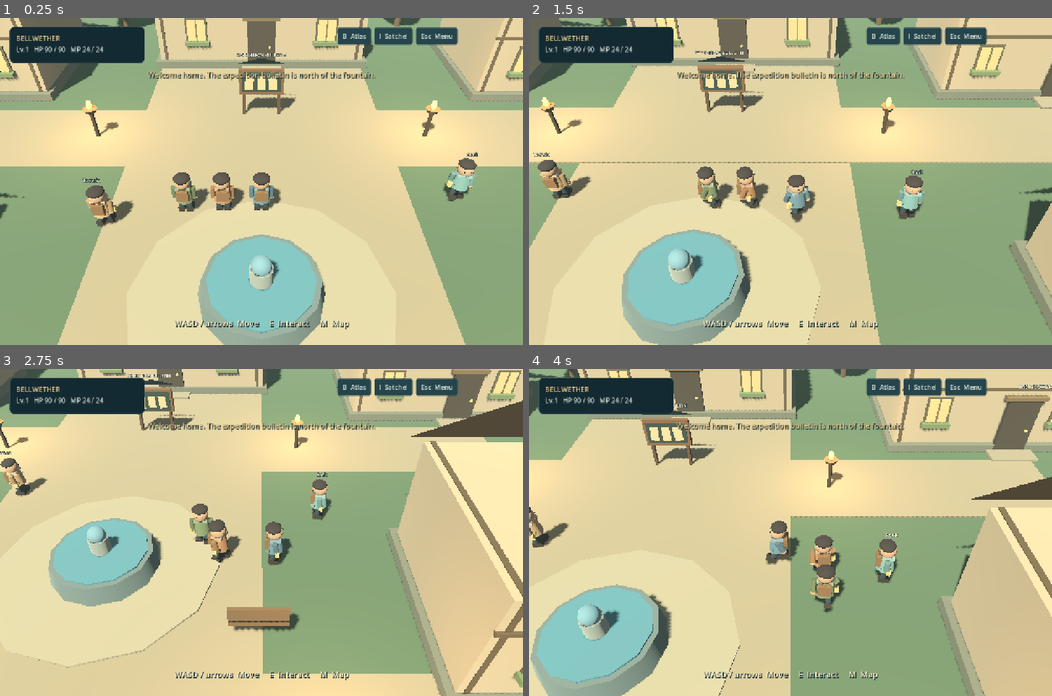
Above: before the commit, frames 1-4 (two rows, left to right).
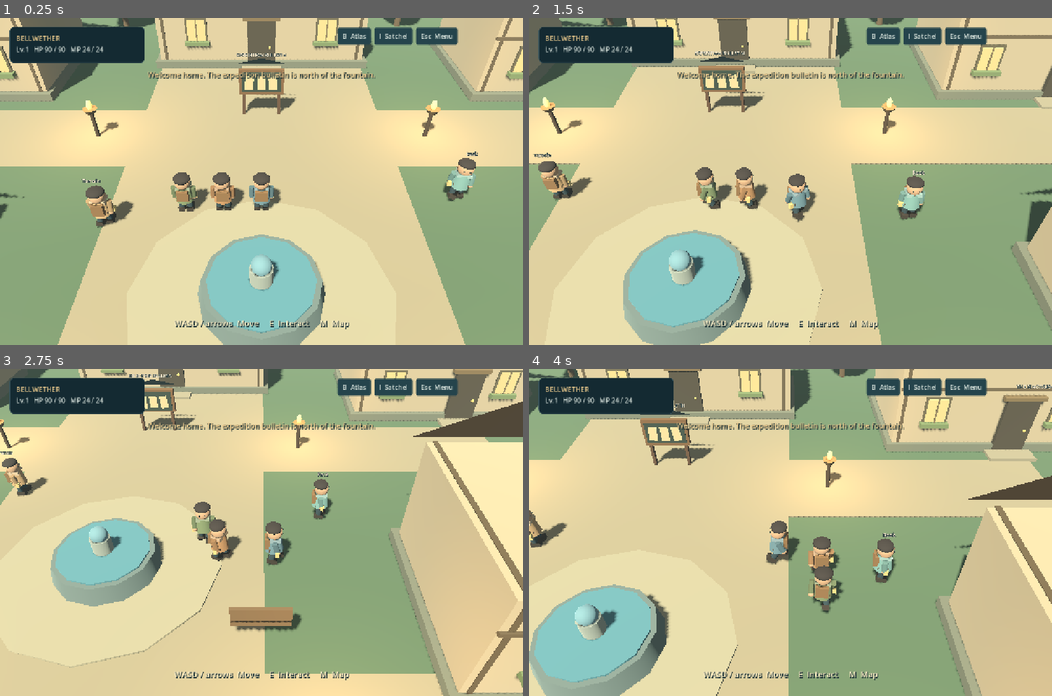
Above: after the commit, the same moments.

Repository: Datengu/dq9-grotto-game
Game: Godot game, scene res://src/main.tscn
Two runs of this game, one before a commit and one after it. Both use one fixed random seed, a clock stepped at 60 frames per second and the inputs below.
Inputs:
- Up to frame 1 (0.25 s): no input
- Up to frame 2 (1.5 s): tap Enter at 0.5 s; hold D 0.53-1.28 s; tap 1 at 0.6 s; hold S from 1.28 s (still down); tap 2 at 1.35 s
- Up to frame 3 (2.75 s): release S at 2.03 s; hold D from 2.03 s (still down); tap 3 at 2.1 s
- Up to frame 4 (4 s): release D at 2.78 s; hold W 2.78-3.53 s; tap 4 at 2.85 s; hold A from 3.53 s (still down); tap 5 at 3.6 s

The runs differ from the first frame. In frame 1, 0.3% of the frame differs, in the area x 0-100%, y 6-100%; in frame 2, 4.2%; in frame 3, 5.3%; in frame 4, 5.7%, in the area x 0-100%, y 0-100%.

Commit message:
Interpolate exploration rendering and navigate enemies on 3D surfaces

Diff:
--- a/project.godot
+++ b/project.godot
@@ -16,6 +16,9 @@
 window/size/window_height_override=800
 window/stretch/mode="canvas_items"
 
+[physics]
+common/physics_interpolation=true
+
 [rendering]
 anti_aliasing/quality/msaa_3d=1
 renderer/rendering_method="gl_compatibility"
--- a/src/world/enemy_brain.gd
+++ b/src/world/enemy_brain.gd
@@ -25,6 +25,7 @@
 	timer = 0.3 + rng.between(0,15)*0.1
 
 func update(delta: float, actors: Dictionary, nav: GridNavigation) -> String:
+	if nav is SurfaceNavigation and not nav.ready(): return ""
 	grace = maxf(0,grace-delta)
 	timer -= delta
 	repath -= delta
@@ -62,22 +63,24 @@
 		actor.desired = Vector3.ZERO
 		if timer <= 0:
 			for i in 12:
-				var destination = nav.cell(home)+Vector2i(rng.between(-4,4),rng.between(-4,4))
-				if nav.walkable(destination):
-					route = nav.path(actor.global_position,nav.world(destination))
+				var destination = nav.random_near(home,1.5,7.0,rng) if nav is SurfaceNavigation else nav.world(nav.cell(home)+Vector2i(rng.between(-4,4),rng.between(-4,4)))
+				if nav.walkable(nav.cell(destination)):
+					route = nav.path(actor.global_position,destination)
 					if route.size() > 1: mode = "wander"; break
 			timer = config.idle_seconds
 	else:
 		actor.speed = config.wander_speed * (0.8 if personality == "slow" else 1)
 	if mode != "idle":
-		while not route.is_empty() and flat_distance(actor.global_position,route[0]) < 0.24: route.remove_at(0)
+		# The funnel path contains only physical corners and an arbitrary endpoint.
+		# Repathing must not send an actor back to the start of its current segment.
+		while not route.is_empty() and flat_distance(actor.global_position,route[0]) < 0.18: route.remove_at(0)
 		if route.is_empty():
 			actor.desired = Vector3.ZERO
 			if mode != "chase": mode = "idle"; timer = config.idle_seconds + rng.between(0,10)*0.12
 		else:
 			var direction = route[0]-actor.global_position
 			direction.y = 0
-			actor.desired = direction.normalized()
+			actor.desired = direction.normalized()*minf(1.0,direction.length()/0.45) if route.size() == 1 else direction.normalized()
 	return ""
 
 func disengage() -> void:
--- a/src/world/exploration_world.gd
+++ b/src/world/exploration_world.gd
@@ -116,6 +116,7 @@
 	actor.setup(id,color,kind)
 	actor_root.add_child(actor)
 	actor.position = pos+Vector3(0,0.05,0)
+	actor.reset_physics_interpolation()
 	actors[id] = actor
 	return actor
 
@@ -143,6 +144,7 @@
 	environment.background_color = Color("b9c8be")
 	environment.ambient_light_energy = 0.3
 	environment.fog_density = 0.003
+	nav = GridNavigation.new()
 	nav.setup(grid_for_hub(),tile_size)
 	HubGeometry.build(geometry,hub,tile_size)
 	var spawn = Vector3(13*tile_size,0,9.5*tile_size)
@@ -152,6 +154,7 @@
 		# Arrive looking away from the door, so held outward movement continues
 		# into town instead of turning back toward the building.
 		leader.model.rotation.y = PI
+		leader.reset_physics_interpolation()
 	add_target("board",0,Vector3(hub.board[0]*tile_size,0,hub.board[1]*tile_size),"Read expedition bulletin",2.3)
 	for b in hub.buildings:
 		add_target("door",b,Vector3(b.door[0]*tile_size,0,b.door[1]*tile_size),"Enter "+b.name.to_lower(),2.1)
@@ -178,6 +181,7 @@
 	for y in range(6,15):
 		for x in range(6,15): tiles[y*21+x] = 1
 	for x in range(8,13): tiles[8*21+x] = 0
+	nav = GridNavigation.new()
 	nav.setup({"width":21,"height":21,"tiles":tiles},tile_size)
 	spawn_party(geometry.position+Vector3(0,0,6.0))
 	var keeper = spawn_actor("keeper",geometry.position+Vector3(0,0,-5.1),Color(info.color).lightened(0.15))
@@ -201,7 +205,9 @@
 	environment.ambient_light_energy = 0.22
 	environment.fog_light_color = Color("314345")
 	environment.fog_density = 0.009
+	nav = SurfaceNavigation.new()
 	nav.setup(data,tile_size)
+	nav.build_surface()
 	var built = DungeonGeometry.build(geometry,data,meta.environment,tile_size)
 	chest_models = built.chests
 	var spawn = data.stairs if from_below and not data.stairs.is_empty() else data.entrance
--- a/src/world/follow_camera.gd
+++ b/src/world/follow_camera.gd
@@ -9,6 +9,12 @@
 var anchor = Vector3.ZERO
 var occlusion = CameraOcclusion.new()
 var overrides: Dictionary = {}
+
+func _ready() -> void:
+	# This camera is a world-space sibling of actors. It follows their rendered
+	# transform once per frame; automatic interpolation here would add a second lag.
+	physics_interpolation_mode = Node.PHYSICS_INTERPOLATION_MODE_OFF
+	process_priority = 100
 
 func configure(interior: bool = false) -> void:
 	var settings = Content.table("exploration")["interior_camera" if interior else "camera"]
@@ -30,7 +36,8 @@
 
 func _process(delta: float) -> void:
 	if is_instance_valid(target):
-		anchor = anchor.lerp(target.global_position,1-exp(-tracking_smoothing*delta))
+		var rendered_target = target.get_global_transform_interpolated().origin
+		anchor = anchor.lerp(rendered_target,1-exp(-tracking_smoothing*delta))
 		update_camera()
 
 func _physics_process(_delta: float) -> void:
--- /dev/null
+++ b/src/world/surface_navigation.gd
@@ -0,0 +1,59 @@
+class_name SurfaceNavigation
+extends GridNavigation
+## Recast-baked, radius-eroded 3D surface. The grid defines the floor boundary,
+## not the waypoints or endpoints followed by a physical actor.
+var map_rid: RID
+var region_rid: RID
+var navigation_mesh: NavigationMesh
+var bake_ms = 0
+
+func build_surface() -> void:
+	var start = Time.get_ticks_msec()
+	var source = NavigationMeshSourceGeometryData3D.new()
+	for y in int(data.height):
+		var x = 0
+		while x < int(data.width):
+			if data.tiles[y*int(data.width)+x] != 1: x += 1; continue
+			var begin = x
+			while x < int(data.width) and data.tiles[y*int(data.width)+x] == 1: x += 1
+			var a = Vector3((begin-0.5)*tile_size,0,(y-0.5)*tile_size)
+			var b = Vector3((x-0.5)*tile_size,0,(y-0.5)*tile_size)
+			var c = Vector3((x-0.5)*tile_size,0,(y+0.5)*tile_size)
+			var d = Vector3((begin-0.5)*tile_size,0,(y+0.5)*tile_size)
+			source.add_faces(PackedVector3Array([a,b,c,a,c,d]),Transform3D.IDENTITY)
+	navigation_mesh = NavigationMesh.new()
+	navigation_mesh.agent_radius = 0.75
+	navigation_mesh.agent_height = 1.75
+	navigation_mesh.agent_max_climb = 0.25
+	navigation_mesh.edge_max_error = 0.1
+	navigation_mesh.region_min_size = 0
+	navigation_mesh.region_merge_size = 0
+	NavigationServer3D.bake_from_source_geometry_data(navigation_mesh,source)
+	map_rid = NavigationServer3D.map_create()
+	NavigationServer3D.map_set_use_async_iterations(map_rid,false)
+	NavigationServer3D.map_set_active(map_rid,true)
+	region_rid = NavigationServer3D.region_create()
+	NavigationServer3D.region_set_use_async_iterations(region_rid,false)
+	NavigationServer3D.region_set_navigation_mesh(region_rid,navigation_mesh)
+	NavigationServer3D.region_set_map(region_rid,map_rid)
+	bake_ms = Time.get_ticks_msec()-start
+
+func ready() -> bool:
+	return map_rid.is_valid() and NavigationServer3D.map_get_iteration_id(map_rid) > 0 and NavigationServer3D.region_get_iteration_id(region_rid) > 0 and NavigationServer3D.map_get_closest_point_owner(map_rid,world(Vector2i(data.entrance[0],data.entrance[1]))).is_valid()
+
+func closest(pos: Vector3) -> Vector3:
+	return NavigationServer3D.map_get_closest_point(map_rid,pos) if ready() else pos
+
+func path(from: Vector3, to: Vector3) -> PackedVector3Array:
+	if not ready(): return PackedVector3Array()
+	return NavigationServer3D.map_get_path(map_rid,from,to,true)
+
+func random_near(origin: Vector3, minimum: float, maximum: float, rng: SeedRng) -> Vector3:
+	var angle = rng.between(0,100000)/100000.0*TAU
+	var distance = lerpf(minimum,maximum,rng.between(0,100000)/100000.0)
+	return closest(origin+Vector3(cos(angle),0,sin(angle))*distance)
+
+func _notification(what: int) -> void:
+	if what == NOTIFICATION_PREDELETE:
+		if region_rid.is_valid(): NavigationServer3D.free_rid(region_rid)
+		if map_rid.is_valid(): NavigationServer3D.free_rid(map_rid)
--- /dev/null
+++ b/tests/motion_probe.gd
@@ -0,0 +1,30 @@
+extends SceneTree
+var game: Node
+var samples: Array = []
+var tick_rate = 60
+var frames = 240
+var label_name = "motion"
+func _init():
+	for arg in OS.get_cmdline_user_args():
+		if arg.begins_with("--ticks="): tick_rate = int(arg.trim_prefix("--ticks="))
+		if arg.begins_with("--frames="): frames = int(arg.trim_prefix("--frames="))
+		if arg.begins_with("--label="): label_name = arg.trim_prefix("--label=")
+	Engine.physics_ticks_per_second = tick_rate
+	call_deferred("run")
+func run():
+	game = load("res://src/main.tscn").instantiate(); root.add_child(game)
+	game.world.show_hub()
+	game.world.leader.command_override = true
+	game.world.leader.desired = Vector3.RIGHT
+	# Short clear stretch across the square; no test-speed increase.
+	for i in frames:
+		await process_frame
+		await RenderingServer.frame_post_draw
+		var actor = game.world.leader
+		var visual = actor.get_global_transform_interpolated().origin if ProjectSettings.get_setting("physics/common/physics_interpolation",false) else actor.global_position
+		var screen = game.world.camera.unproject_position(visual+Vector3(0,1,0))
+		samples.append({"frame":i,"time":Time.get_ticks_usec(),"physics":Engine.get_physics_frames(),"x":visual.x,"physical_x":actor.global_position.x,"camera_x":game.world.camera.position.x,"screen_x":screen.x})
+	var file = FileAccess.open("res://test-output/"+label_name+".json",FileAccess.WRITE)
+	file.store_string(JSON.stringify({"ticks":tick_rate,"interpolation":ProjectSettings.get_setting("physics/common/physics_interpolation",false),"samples":samples}))
+	game.queue_free(); await process_frame
+	quit()
--- /dev/null
+++ b/tests/navigation_tests.gd
@@ -0,0 +1,35 @@
+extends SceneTree
+var failures: Array = []
+var tested = 0
+func _init(): call_deferred("run")
+func check(ok: bool, message: String):
+	if not ok: failures.append(message); push_error(message)
+func run():
+	var start_time = Time.get_ticks_msec()
+	for version in [1,2]:
+		for seed_index in 60:
+			var quality = 2+seed_index*4
+			var meta = GrottoGenerator.create(seed_index*7919,quality,quality,version)
+			var floors = GrottoGenerator.generate(meta)
+			for index in [0,int(meta.depth)-1]:
+				var floor_data = floors[index]
+				var nav = SurfaceNavigation.new(); nav.setup(floor_data,1.8); nav.build_surface()
+				for tick in 40:
+					if nav.ready(): break
+					await physics_frame
+				check(nav.ready(),"Navmesh becomes ready v%d seed%d B%d" % [version,seed_index,index+1])
+				var from = nav.world(Vector2i(floor_data.entrance[0],floor_data.entrance[1]))
+				var to = nav.world(Vector2i(floor_data.stairs[0],floor_data.stairs[1]))
+				var path = nav.path(from,to)
+				check(not path.is_empty() and Vector2(path[-1].x-to.x,path[-1].z-to.z).length() < 0.65,"Stairs reached by physical navmesh v%d seed%d B%d" % [version,seed_index,index+1])
+				if version == 2 and seed_index == 0:
+					var a = nav.closest(from+Vector3(0.31,0,0.24))
+					var b = nav.closest(from+Vector3(1.37,0,0.81))
+					var direct = nav.path(a,b)
+					check(direct.size() == 2,"Open room movement has direct continuous path")
+					check(Vector2(direct[-1].x-b.x,direct[-1].z-b.z).length() < 0.01,"Arbitrary endpoint is preserved")
+				tested += 1
+	var file = FileAccess.open("res://test-output/navigation-report.json",FileAccess.WRITE)
+	file.store_string(JSON.stringify({"floors":tested,"failures":failures,"duration_ms":Time.get_ticks_msec()-start_time},"\t"))
+	print("NAVIGATION: ",tested," floors, ",failures.size()," failures")
+	quit(0 if failures.is_empty() else 1)
--- a/tests/playthrough_3d.gd
+++ b/tests/playthrough_3d.gd
@@ -37,9 +37,16 @@
 	check(false,"Walking through doorway exits automatically")
 
 func walk_to(target: Vector3, reach: float = 0.2):
+	if game.world.nav is SurfaceNavigation:
+		for i in 30:
+			if game.world.nav.ready(): break
+			await physics_frame
 	var version = game.world.map_version
 	var path = game.world.nav.path(game.world.leader.global_position,target)
-	if path.is_empty(): check(false,"Navigation route exists: "+str(target)); return
+	if path.is_empty():
+		print("NAV DIAGNOSTIC ",game.world.mode," start=",game.world.leader.position," goal=",target)
+		if game.world.nav is SurfaceNavigation: print("NAV ready=",game.world.nav.ready()," polygons=",game.world.nav.navigation_mesh.get_polygon_count()," nearest=",game.world.nav.closest(target))
+		check(false,"Navigation route exists: "+str(target)); return
 	game.world.leader.command_override = true
 	for waypoint in path:
 		var ticks = 0
Not shown, added: src/world/surface_navigation.gd.uid
Not shown, added: tests/doorway_probe.gd.uid
Not shown, added: tests/doorway_tests.gd.uid
Not shown, changed: docs/FOUNDATION-WORK.md
